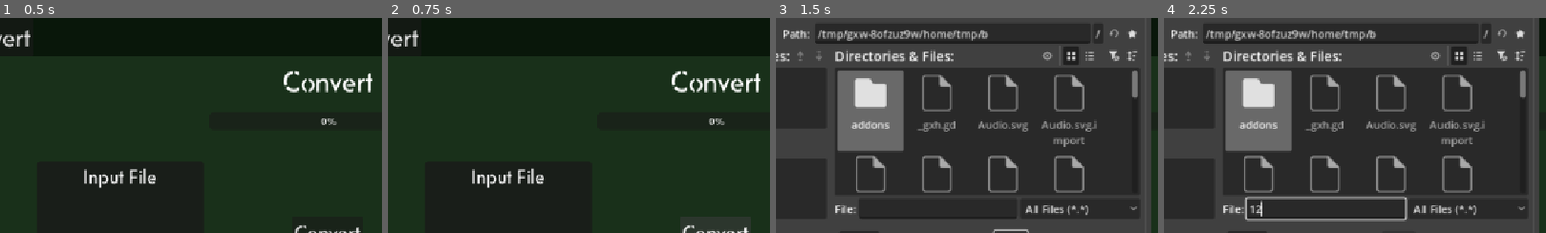
Above: before the commit, frames 1-4 (left to right).
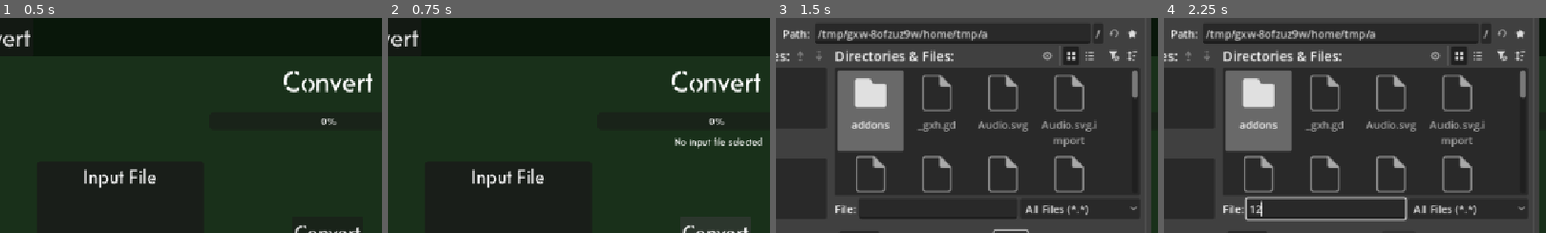
Above: after the commit, the same moments.

Repository: Typ0Codes/ff-mpeg-frontend
Game: Godot game, scene res://Convert.tscn
Same seed, same stepped clock (60 frames per second), same inputs: the game is played once before the commit and once after it.
Inputs (mouse positions are % of the whole screen's width and height, from its top left):
- Up to frame 1 (0.5 s): no input
- Up to frame 2 (0.75 s): click "Convert" at 0.5 s
- Up to frame 3 (1.5 s): click "Open File Selector" at 1.25 s
- Up to frame 4 (2.25 s): click (28, 44) at 2.02 s; type "12" at 2.1 s
The pictures show only the part of the screen within x 7-57%, y 0-50%; the shares and areas given below are measured in that part.

Frame 1 is identical in both runs. In frame 2, 0.5% of the frame differs, in the area x 75-98%, y 55-61%; in frame 3, less than 0.1%; in frame 4, less than 0.1%.

Commit message:
Single File Conversion Done

Diff:
--- a/Convert.tscn
+++ b/Convert.tscn
@@ -69,7 +69,7 @@
 script = ExtResource("1_gih14")
 audio_extensions = PackedStringArray("mp3", "wav", "ogg", "m4a", "flac")
 video_extensions = PackedStringArray("mp4", "mkv", "mov", "webm", "ogv", "gif")
-image_extensions = PackedStringArray("png", "jpg", "bmp", "tiff", "webp", "ico", "heic", "heif", ".svg")
+image_extensions = PackedStringArray("png", "jpg", "bmp", "tiff", "webp", "ico", "heic", "heif", "svg")
 audio_extensions_weird = PackedStringArray("ac3", "amr", "caf", "dts", "aac", "oga", "opus", "ape", "eac3", "mka", "tta", "3ga")
 video_extensions_weird = PackedStringArray("m4v", "m4p", "3gp", "3g2", "psp", "f4v", "f4p", "avi", "flv", "ogv", "mpg", "gif (uncompressed)")
 image_extensions_weird = PackedStringArray("tga", "avif", "exr", "dpx", "psd", "dng", "raw", "qoi", "pcx")
@@ -289,6 +289,21 @@
 theme = ExtResource("2_bypvw")
 text = "...Converted Succesfully!"
 
+[node name="ErrorMsg" type="Label" parent="." unique_id=487934316]
+visible = false
+layout_mode = 1
+anchors_preset = 5
+anchor_left = 0.5
+anchor_right = 0.5
+offset_left = -76.95999
+offset_top = 175.5
+offset_right = 86.04004
+offset_bottom = 204.5
+grow_horizontal = 2
+theme = ExtResource("2_bypvw")
+text = "You Are Fucked"
+horizontal_alignment = 1
+
 [node name="Timer" type="Timer" parent="." unique_id=941021969]
 wait_time = 0.2
 
@@ -299,4 +314,5 @@
 [connection signal="item_selected" from="OutputFile/HBoxContainer/filetypeselector" to="." method="_on_filetypeselector_item_selected"]
 [connection signal="item_selected" from="OutputFile/HBoxContainer/extensionselector" to="." method="_on_extensionselector_item_selected"]
 [connection signal="pressed" from="Convert" to="." method="_on_convert_pressed"]
+[connection signal="pressed" from="YouWin" to="." method="_on_you_win_pressed"]
 [connection signal="timeout" from="Timer" to="." method="_on_timer_timeout"]
--- a/convert.gd
+++ b/convert.gd
@@ -61,7 +61,7 @@
 
 func _on_convert_pressed() -> void:
 	if inputfile.is_empty():
-		push_error("No input file selected")
+		error_handler("No input file selected")
 		return
 
 	var prog_file_path = progress_path + "progress.txt"
@@ -76,7 +76,7 @@
 		inputfile
 	], probe_output, false)
 	if probe_output.is_empty():
-		push_error("ffprobe failed on: " + inputfile)
+		error_handler("ffprobe failed on: " + inputfile)
 		return
 	total_duration_us = int(probe_output[0].strip_edges().to_float() * 1000000.0)
 
@@ -109,7 +109,7 @@
 
 	ffmpeg_pid = OS.create_process("ffmpeg", args)
 	if ffmpeg_pid == -1:
-		push_error("ffmpeg failed to launch")
+		error_handler("ffmpeg failed to launch")
 		return
 
 	progressbar.min_value = 0
@@ -153,9 +153,12 @@
 		if ok:
 			progressbar.value = 1
 			print("Converted: ", out_path)
+			$YouWin.text = inputfile.get_file() + " Converted Succesfully!"
+			$YouWin.visible = true
+			$ErrorMsg.visible = false
 		else:
 			progressbar.value = 0
-			push_error("Conversion failed, no valid output at: " + out_path)
+			error_handler("Conversion failed, no valid output at: " + out_path)
 			if FileAccess.file_exists(out_path):
 				DirAccess.remove_absolute(out_path)
 		return
@@ -226,4 +229,10 @@
 
 
 func _on_you_win_pressed() -> void:
-	pass # Replace with function body.
+	OS.shell_open(outputpath)
+
+#probably a strong word but my goddamn codebase
+func error_handler(text: String):
+	$ErrorMsg.visible = true
+	push_error(text)
+	$ErrorMsg.text = text
